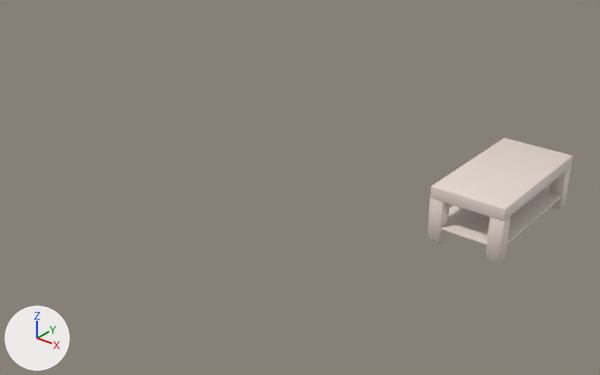
Renders of the FBX model unity/Assets/Maroon/reusablePrefabs/furniture/fbx/CoffeeTable.fbx from each side of a commit.
Before and after are seen from a camera (50 mm lens) standing at (6.09, -4.75, 3.12) and looking at (1.9, 0.48, -0.12). Every picture has the same lights, and +X, +Y and +Z are marked at lower left.

Names of what the first picture shows: 'CoffeeTable'.
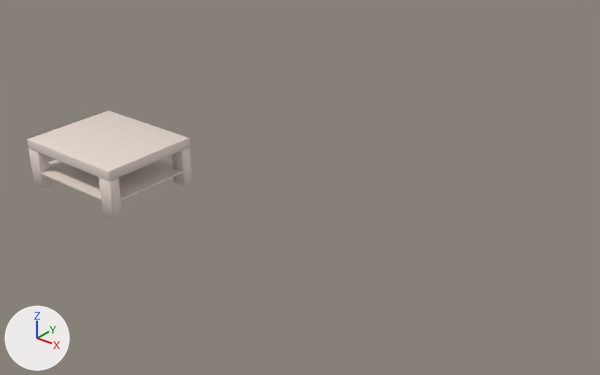
What differs and where, as boxes (x1, y1, x2, y2) in the pictures (600 x 375 px; the box of a moved part takes in the faces that stretch with it):
'CoffeeTable', reshaped, moved, turned
    before: (427, 138, 573, 264)
    after: (27, 111, 192, 219)
part 1 of me_cube_012, moved or reshaped
    before: (430, 138, 573, 221)
    after: (27, 111, 190, 181)
part 2 of me_cube_012, moved or reshaped
    before: (549, 167, 571, 210)
    after: (172, 147, 192, 186)
part 3 of me_cube_012, moved or reshaped
    before: (485, 216, 511, 264)
    after: (99, 178, 123, 219)
part 4 of me_cube_012, moved or reshaped
    before: (427, 186, 562, 245)
    after: (29, 149, 183, 200)

The change in detail:
me_cube_012 is used by ob_coffeetable; location (3.675, 0.785, 0.4); rotation (-3.142, 0.0, 0.0), in degrees (-180, 0, 0); scale (0.01, 0.01, 0.01).
me_cube_012 had 858 vertices, 838 faces and spanned x -30.0..30.0, y -60.0..60.0, z -5.0..40.0.
me_cube_012 now has 858 vertices, 838 faces and spans x -60.0..60.0, y -43.0..5.0, z -39.9..60.0.
me_cube_012 part 1: the loose piece of 56 vertices spanning x -30.0..30.0, y -60.0..60.0, z -5.0..5.0 is multiplied about its middle by the matrix ((2.0, 0.0, 0.0), (0.0, 0.0, -1.0), (0.0, 0.832, 0.0)), then moved by (0.0, 0.0, 10.0).
me_cube_012 part 2: the loose piece of 152 vertices spanning x 19.0..30.0, y -60.0..-49.0, z 5.0..40.0 is multiplied about its middle by the matrix ((1.344, 0.0, 0.0), (0.0, 0.0, -1.087), (0.0, 1.0, 0.0)), then moved by (28.0, 30.5, -56.9).
me_cube_012 part 3: the loose piece of 152 vertices spanning x 19.0..30.0, y 49.0..60.0, z 5.0..40.0 is multiplied about its middle by the matrix ((1.344, 0.0, 0.0), (0.0, 0.0, -1.087), (0.0, 1.0, 0.0)), then moved by (28.0, -78.5, 32.0).
me_cube_012 part 4: 498 of 858 vertices moved; they spanned x -30.0..30.0, y -60.0..60.0, z 5.0..40.0 and now span x -60.0..60.0, y -43.0..-5.0, z -39.9..60.0; mean shift (-17.2, -25.3, -14.3); largest move (-29.8, 60.0, 39.8) -> (-59.5, -42.8, 60.0).
Object 'CoffeeTable' (ob_coffeetable) moves from (3.675, 0.785, 0.4) to (0.0, 0.0, 0.0).
Object 'CoffeeTable' (ob_coffeetable) turns from (-180, 0, 0) to (90, 0, 0) degrees about x, y and z.
